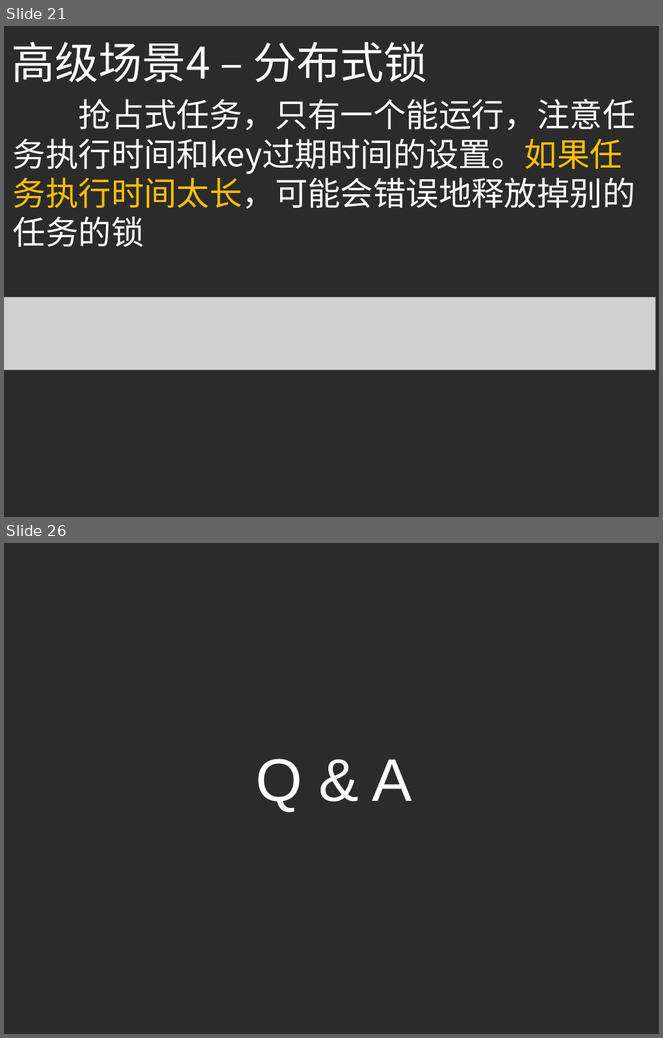
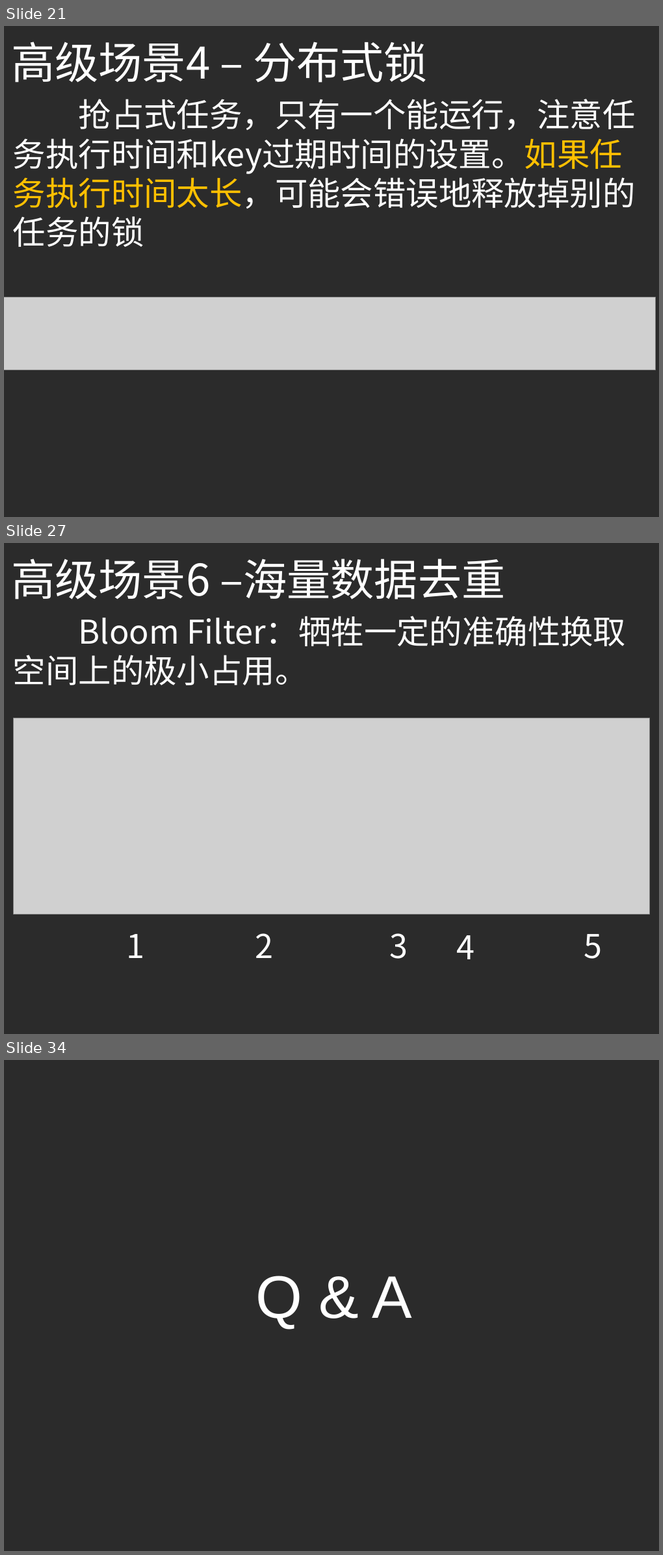
Before and after one commit to yellowb/redis-application-sharing, a slide deck: doc/SD_EP01_Redis_Adv_Application.pptx. Shown one above the other, each under a label of ours: slides 21 and 26 before the commit, slides 21, 27 and 34 after it; the slides between them are not shown. The pictures are 663x1038 and 663x1555 pixels, drawn with LibreOffice and Linux fonts; fonts in the diff are those of the drawing; grey boxes stand for pictures; background and template pictures are left out; a plain dark background stands for a picture behind light text. Boxes give left, top, right and bottom in pixels: in the first picture for what was removed or moved away, otherwise in the second. Text is boxed around its words. In the diff, an @@ line names an element or a change of style, - is before the commit and + after.

```diff
--- a/doc/SD_EP01_Redis_Adv_Application.pptx
+++ b/doc/SD_EP01_Redis_Adv_Application.pptx
@@ slide 27 added at [4,543,659,1034], background picture (left out) @@
@@ text added at [11,559,505,600], 48 pt, text #FFFFFF @@
+高级场景6 –海量数据去重
@@ text added at [13,616,626,685], 36 pt, text #FFFFFF @@
+Bloom Filter：牺牲一定的准确性换取空间上的极小占用。
@@ picture added at [13,718,649,914] @@
@@ text added at [126,934,144,958], 36 pt, text #FFFFFF @@
+1
@@ text added at [256,934,274,958], 36 pt, text #FFFFFF @@
+2
@@ text added at [389,934,408,959], 36 pt, text #FFFFFF @@
+3
@@ text added at [457,936,475,960], 36 pt, text #FFFFFF @@
+4
@@ text added at [584,934,602,959], 36 pt, text #FFFFFF @@
+5
@@ what was slide 26 is now slide 34 @@
```
Also in this commit, not shown: 4 slides changed, 7 other slides added.
